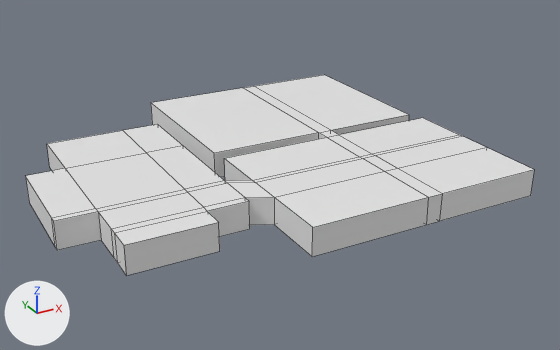
Two versions of the FBX model Assets/Models/Main Map/MainAreaGround.fbx, one commit apart.
Both versions are drawn from a camera (50 mm lens) standing at (-1880.0, 169.0, 259.0) and looking at (-1595.0, 689.0, -1.0). Arrows for +X, +Y and +Z are at lower left; the lights stay in place. Mesh edges are drawn as thin lines. Where no turn or scale is listed for an object, it has been applied to the vertices.

Before the edit, the objects in view are built like this:
```python
me_mesh = bpy.data.meshes.new('Mesh')
me_mesh.from_pydata(...)  # 102 vertices, 100 faces; spans x -173.0..173.0, y -149.0..149.0, z -11.0..11.0
ob_mainareaground = bpy.data.objects.new('MainAreaGround', me_mesh)
ob_mainareaground.location = (-1616.0, 707.0, 11.1)
```
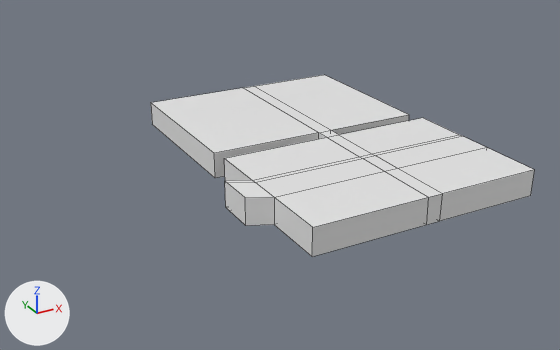
What differs and where, as boxes [x1, y1, x2, y2] in the pictures (560 x 350 px):
'MainAreaGround', reshaped (25% narrower, 9% shorter)
    before: [25, 75, 534, 275]
    after: [151, 75, 534, 257]
part 1 of me_mesh, cut back
    before: [25, 124, 250, 275]
    after: [225, 181, 246, 225]

Edits to the bpy script that builds the scene:
```text
Change me_mesh:
    used by ob_mainareaground; location = (-1616.0, 707.0, 11.1)
    remove me_mesh.from_pydata(...)  # 102 vertices, 100 faces; spans x -173.0..173.0, y -149.0..149.0, z -11.0..11.0
    add me_mesh.from_pydata(...)  # 62 vertices, 59 faces; spans x -45.0..173.0, y -149.0..149.0, z -11.0..11.0
    me_mesh part 1
    40 vertices are removed from x -173.0..-45.0, y -112.0..88.0, z -11.0..11.0
    42 faces are deleted
    1 new face joins them
```
